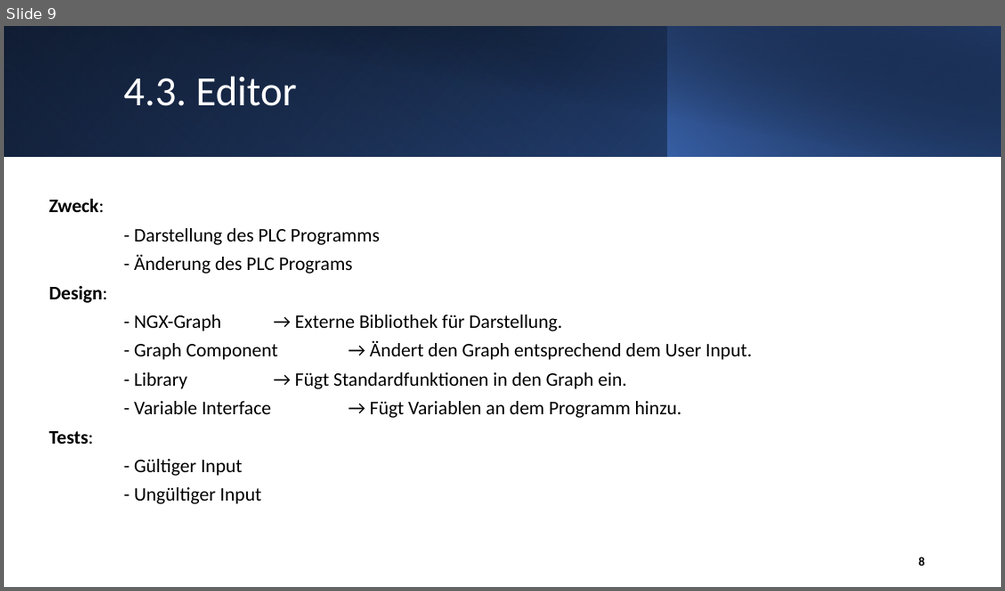
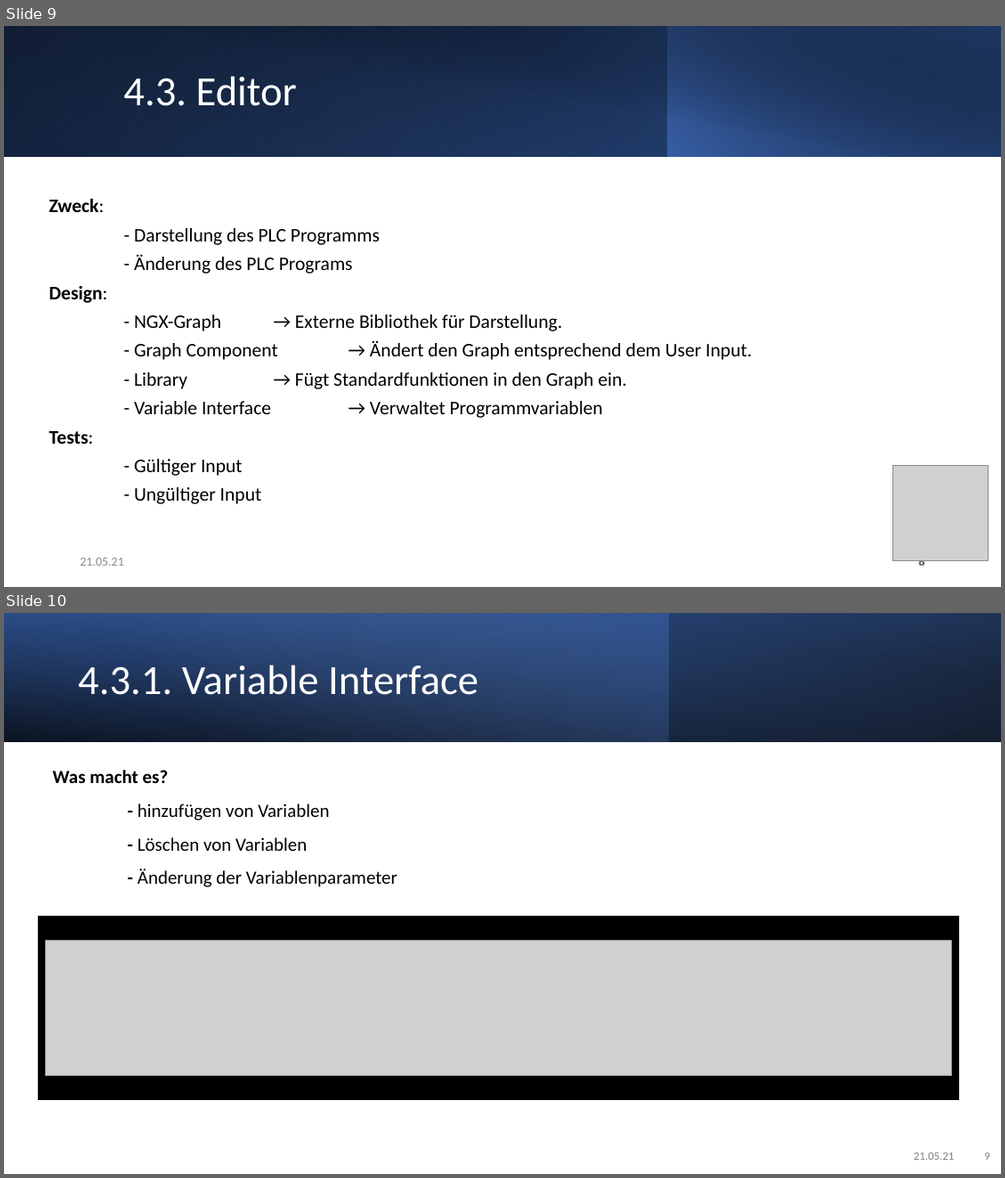
Before and after one commit to elian15122000/TINF19C-PLCOpen-Editor, a slide deck: PROJECT/TINF19C_4.SemesterPräsentation_Team_1_2v0.pptx. Shown one above the other, each under a label of ours: slide 9 before the commit, slides 9 and 10 after it. The pictures are 1005x591 and 1005x1178 pixels, drawn with LibreOffice and Linux fonts; fonts in the diff are those of the drawing; grey boxes stand for pictures. Boxes give left, top, right and bottom in pixels: in the first picture for what was removed or moved away, otherwise in the second. Text is boxed around its words. In the diff, an @@ line names an element or a change of style, - is before the commit and + after.

```diff
--- a/PROJECT/TINF19C_4.SemesterPräsentation_Team_1_2v0.pptx
+++ b/PROJECT/TINF19C_4.SemesterPräsentation_Team_1_2v0.pptx
@@ slide 10 added at <box>4,613,1001,1174</box>, background #FFFFFF @@
@@ rectangle added at <box>4,613,1001,742</box>, fill gradient #000000 to #2F5597 @@
@@ rectangle added at <box>4,613,669,742</box>, fill gradient #4472C4 to #8FAADC @@
@@ rectangle added at <box>4,613,1001,742</box>, fill gradient #000000 to #4472C4 @@
@@ title added at <box>78,665,478,695</box>, 40 pt, text #FFFFFF @@
+4.3.1. Variable Interface
@@ text added at <box>53,770,397,887</box>, 18 pt, text #000000 @@
+Was macht es?
+- hinzufügen von Variablen
+- Löschen von Variablen
+- Änderung der Variablenparameter
@@ rectangle added at <box>39,916,958,1100</box>, fill #000000, outline #000000 1 pt @@
@@ picture added at <box>45,940,952,1076</box> @@
@@ text added at <box>914,1152,955,1159</box>, 11 pt, text #808080 @@
+21.05.21
@@ page number added at <box>984,1152,989,1159</box>, 11 pt, text #808080 @@
+9
@@ slide 9 changed as well @@
@@ text at <box>370,401,603,418</box>: text changed @@
-- Variable Interface → Fügt Variablen an dem Programm hinzu.
+- Variable Interface → Verwaltet Programmvariablen
@@ picture added at <box>892,466,987,561</box> @@
@@ text added at <box>80,557,124,565</box>, 12 pt, text #8C8C8C @@
+21.05.21
@@ page number added at <box>708,546,933,576</box>, 12 pt, text #8C8C8C @@
+8
```
Also in this commit, not shown: 10 other slides changed, 3 other slides added.
